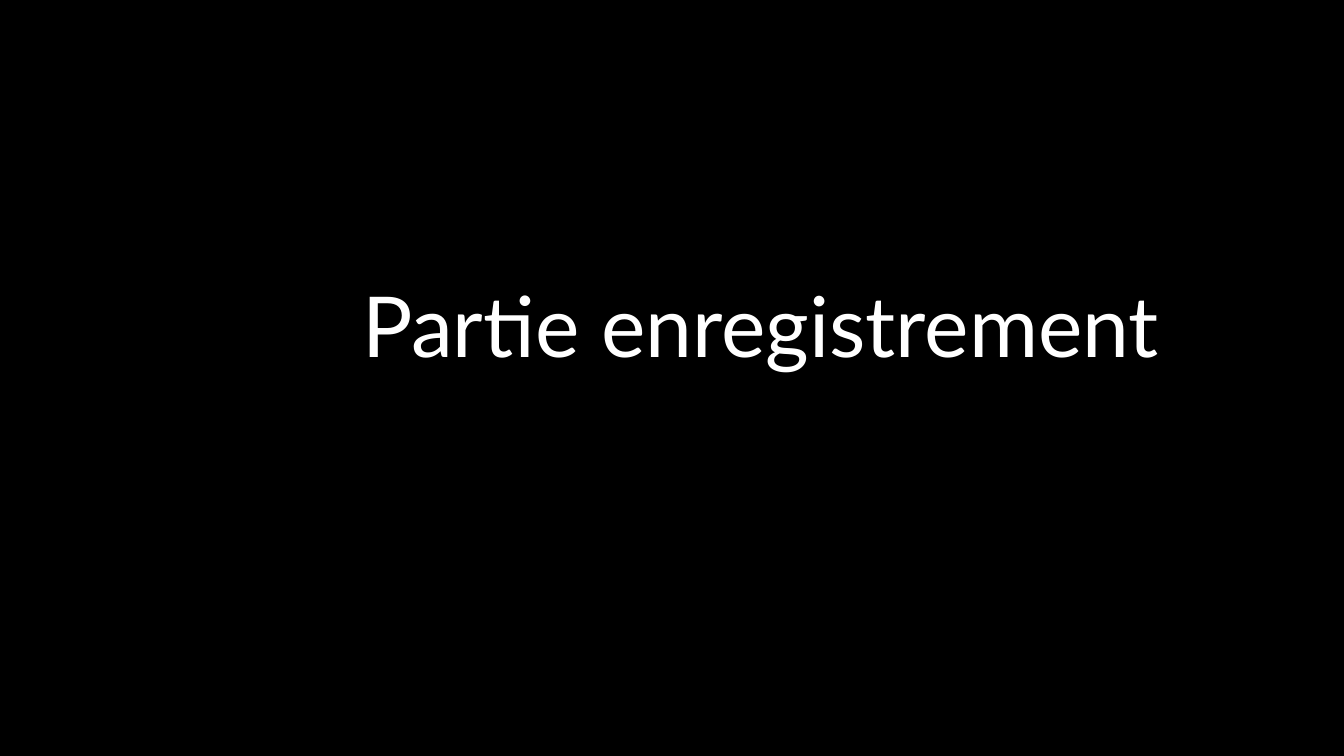
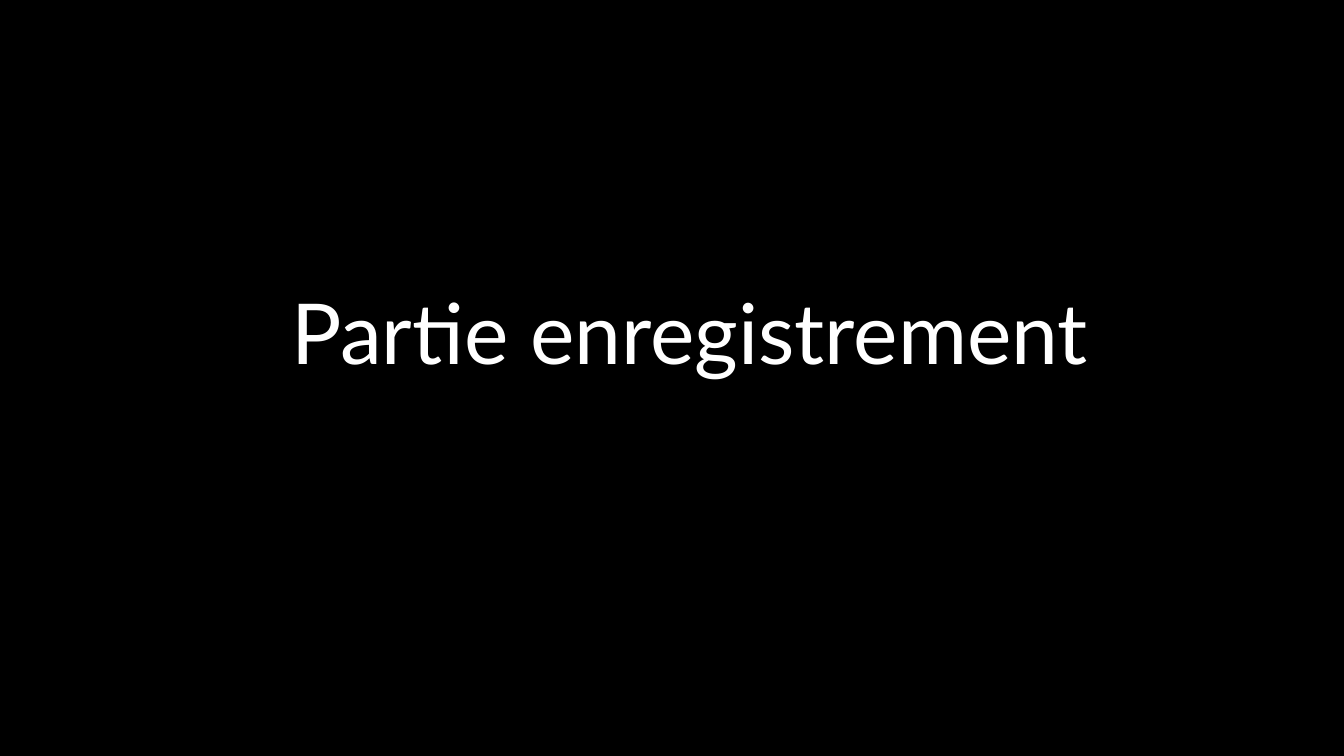
Before and after one commit to Loic54550/Symfony, a slide deck: slide 8 of symfony/ext/forum/BIENVENUE A LA PRESENTATION DE MON PROJET.pptx. Drawn at 1344x756 pixels with LibreOffice and Linux fonts; fonts in the diff are those of the drawing; background and template pictures are left out. Boxes give left, top, right and bottom in pixels: in the first picture for what was removed or moved away, otherwise in the second. Text is boxed around its words. In the diff, an @@ line names an element or a change of style, - is before the commit and + after.

```diff
--- a/symfony/ext/forum/BIENVENUE A LA PRESENTATION DE MON PROJET.pptx
+++ b/symfony/ext/forum/BIENVENUE A LA PRESENTATION DE MON PROJET.pptx
@@ text "Partie enregistrement" moved from (x1=362, y1=295, x2=1159, y2=372) to (x1=291, y1=302, x2=1088, y2=379) @@
@@ text "Partie enregistrement" at (x1=291, y1=302, x2=1088, y2=379): alignment left to centre @@
```
Also in this commit, not shown: 1 other file.
